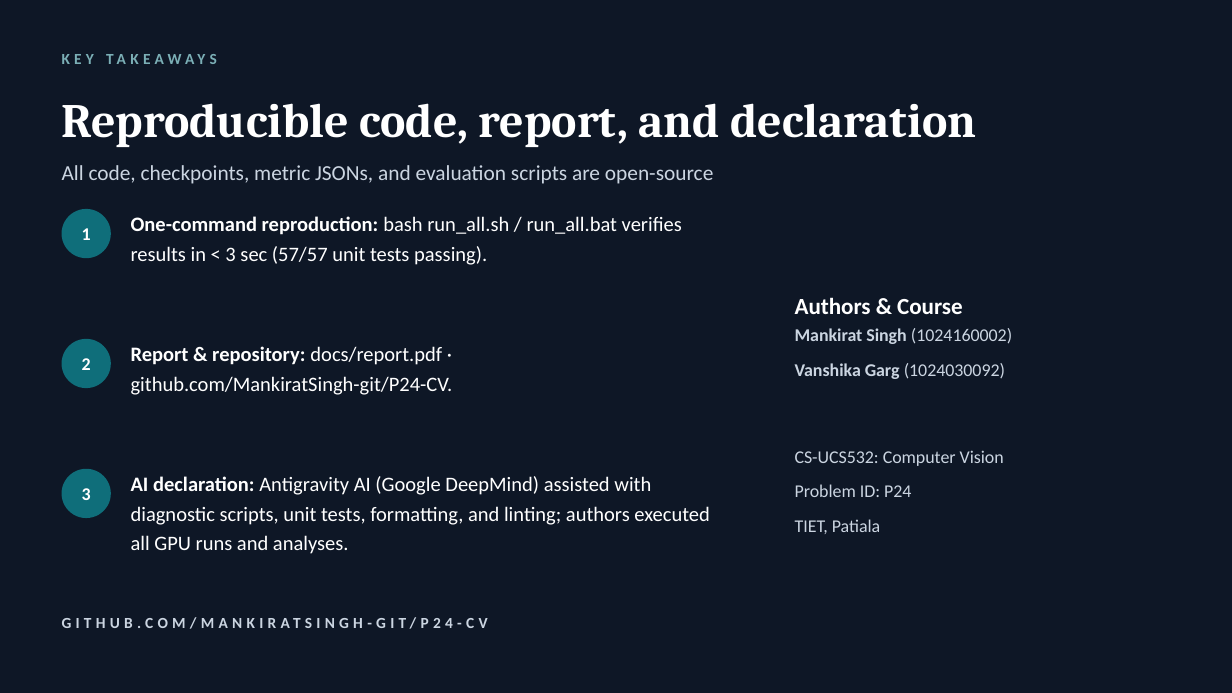
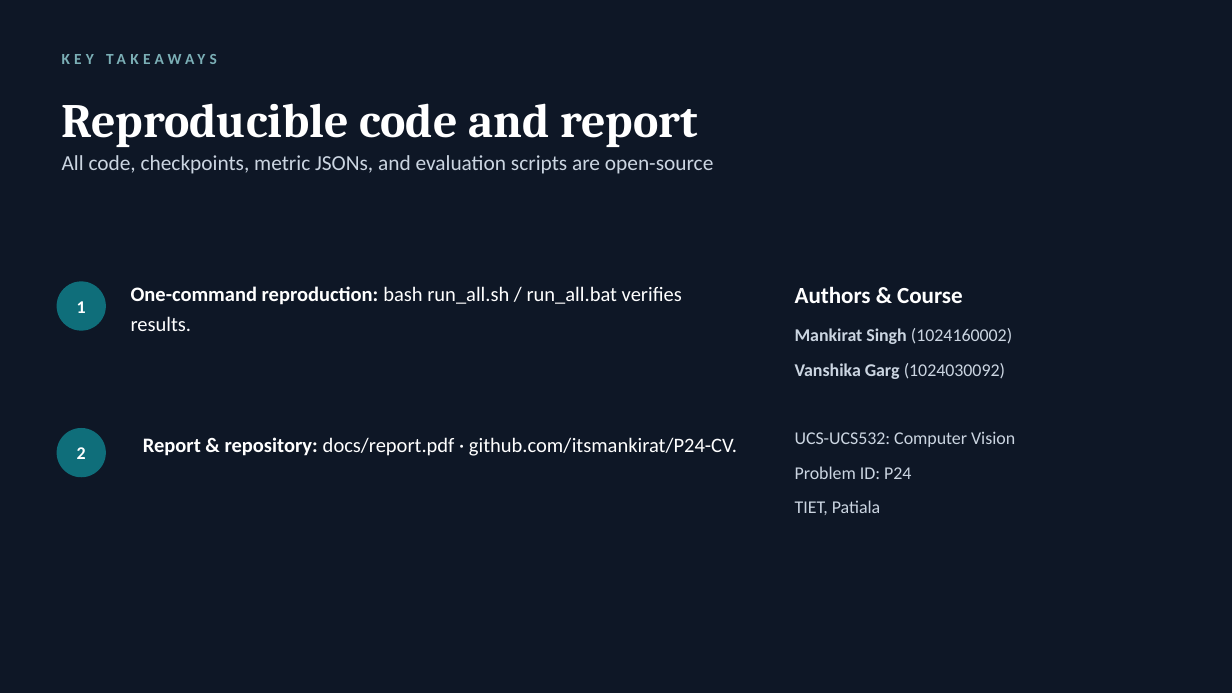
Before and after one commit to MankiratSingh-git/P24-CV, a slide deck: slide 9 of docs/ppt.pptx. Drawn at 1232x693 pixels with LibreOffice and Linux fonts; fonts in the diff are those of the drawing. Boxes give left, top, right and bottom in pixels: in the first picture for what was removed or moved away, otherwise in the second. Text is boxed around its words. In the diff, an @@ line names an element or a change of style, - is before the commit and + after.

```diff
--- a/docs/ppt.pptx
+++ b/docs/ppt.pptx
@@ text at bbox=[62, 103, 698, 147]: text changed @@
-Reproducible code, report, and declaration
+Reproducible code and report
@@ text at bbox=[62, 155, 713, 174]: line spacing 1.2 to 1.1; less space between paragraphs @@
@@ text "1": place and size @@
-text "1" at bbox=[82, 228, 91, 240]
+text "1" at bbox=[77, 301, 86, 313]
@@ ellipse: place and size @@
-ellipse at bbox=[62, 209, 111, 259]
+ellipse at bbox=[57, 281, 106, 330]
@@ text at bbox=[131, 286, 682, 331]: text changed @@
-One-command reproduction: bash run_all.sh / run_all.bat verifies results in < 3 sec (57/57 unit tests passing).
+One-command reproduction: bash run_all.sh / run_all.bat verifies results.
@@ text "Authors & Course": place and size @@
-text "Authors & Course" at bbox=[795, 297, 963, 314]
+text "Authors & Course" at bbox=[795, 286, 963, 303]
@@ text "2": place and size @@
-text "2" at bbox=[82, 358, 91, 370]
+text "2" at bbox=[77, 447, 86, 459]
@@ ellipse: place and size @@
-ellipse at bbox=[62, 339, 111, 388]
+ellipse at bbox=[57, 428, 106, 477]
@@ text at bbox=[143, 437, 737, 456]: text changed @@
-Report & repository: docs/report.pdf · github.com/MankiratSingh-git/P24-CV.
+Report & repository: docs/report.pdf · github.com/itsmankirat/P24-CV.
@@ text at bbox=[795, 431, 1015, 447]: text changed @@
-CS-UCS532: Computer Vision
+UCS-UCS532: Computer Vision
@@ ellipse removed at bbox=[62, 469, 111, 519] @@
@@ text removed at bbox=[131, 476, 709, 554] @@
-AI declaration: Antigravity AI (Google DeepMind) assisted with diagnostic scripts, unit tests, formatting, and linting; authors executed all GPU runs and analyses.
@@ text removed at bbox=[82, 488, 91, 500] @@
-3
@@ text removed at bbox=[62, 614, 1170, 641] @@
-GITHUB.COM/MANKIRATSINGH-GIT/P24-CV
```
Also in this commit, not shown: 5 other slides changed, 2 other files.
